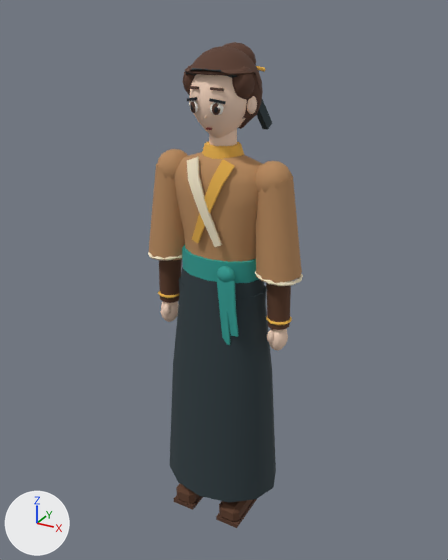
Before and after pictures for a commit that changed the Blender file art/characters/ba_hanh.blend.
Before and after are seen from a camera (50 mm lens) standing at (0.904, -1.63, 1.702) and looking at (-0.017, 0.044, 0.865). The axes (+X, +Y, +Z) are drawn at lower left. The lights are the same throughout. The older version comes first.

Names of what the first picture shows: 'Body'.
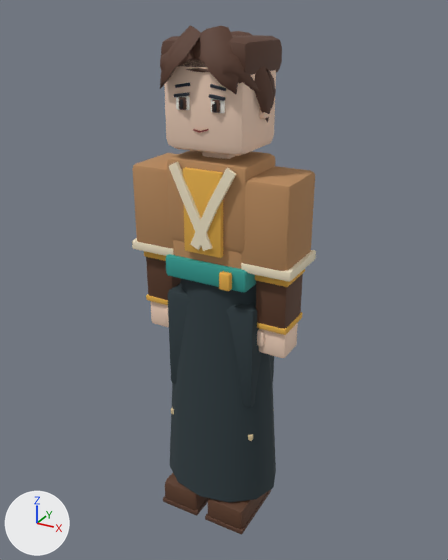
Edits to the bpy script that builds the scene:
```text
Add mat_vk_avatar_palette:
    mat_vk_avatar_palette = bpy.data.materials.new('VK_avatar_palette')
    mat_vk_avatar_palette.use_nodes = True; mat_vk_avatar_palette.node_tree.nodes.clear()
    _N = mat_vk_avatar_palette.node_tree.nodes; _L = mat_vk_avatar_palette.node_tree.links
    n0 = _N.new('ShaderNodeBsdfPrincipled'); n0.name = 'Principled BSDF'
    n0.inputs[2].default_value = 0.72  # 'Roughness'
    n1 = _N.new('ShaderNodeOutputMaterial'); n1.name = 'Material Output'
    n2 = _N.new('ShaderNodeVertexColor'); n2.name = 'Color Attribute'
    n2.layer_name = 'Color'
    _L.new(n0.outputs[0], n1.inputs[0])  # 'BSDF' to 'Surface'
    _L.new(n2.outputs[0], n0.inputs[0])  # 'Color' to 'Base Color'
Change me_body:
    remove me_body.from_pydata(...)  # 2434 vertices, 2472 faces; spans x -0.28..0.28, y -0.17..0.24, z 0.0..1.61
    remove me_body.materials.append(mat_vk_skin)  # beige #f7d7c0
    remove me_body.materials.append(mat_vk_white)  # white #fbf7ee
    remove me_body.materials.append(mat_vk_hair_brown)  # brown #5a3b2c
    remove me_body.materials.append(mat_vk_ink)  # black #1b1d22
    remove me_body.materials.append(mat_vk_vermilion_dark)  # red #8a2a22
    add me_body.from_pydata(...)  # 3339 vertices, 3238 faces; spans x -0.28..0.28, y -0.17..0.24, z 0.0..1.66
    me_body part 1: the loose piece of 84 vertices spanning x -0.17..0.17, y -0.1..0.1, z 0.85..1.3 is rebuilt with 56 vertices and now spans x -0.14..0.14, y -0.11..0.11, z 1.03..1.3
    me_body part 2: the loose piece of 52 vertices spanning x 0.18..0.24, y -0.04..0.03, z 0.69..0.78 is rebuilt with 56 vertices and now spans x 0.16..0.26, y -0.06..0.05, z 0.69..0.78, in mat_vk_avatar_palette
    me_body part 3: the loose piece of 52 vertices spanning x -0.24..-0.18, y -0.04..0.03, z 0.69..0.78 is rebuilt with 56 vertices and now spans x -0.26..-0.16, y -0.06..0.05, z 0.69..0.78, in mat_vk_avatar_palette
    me_body part 4: the loose piece of 48 vertices spanning x 0.13..0.28, y -0.08..0.08, z 0.93..0.96 is rebuilt with 56 vertices and now spans x 0.15..0.26, y -0.07..0.07, z 0.94..0.96, in mat_vk_gold (orange #e9b24a)
    me_body part 5: the loose piece of 48 vertices spanning x -0.28..-0.13, y -0.08..0.08, z 0.93..0.96 is rebuilt with 56 vertices and now spans x -0.26..-0.15, y -0.07..0.07, z 0.94..0.96, in mat_vk_gold (orange #e9b24a)
    me_body part 6: the loose piece of 40 vertices spanning x 0.16..0.25, y -0.04..0.04, z 0.79..0.8 is rebuilt with 56 vertices and now spans x 0.15..0.26, y -0.07..0.07, z 0.78..0.8
    me_body part 7: the loose piece of 40 vertices spanning x -0.25..-0.16, y -0.04..0.04, z 0.79..0.8 is rebuilt with 56 vertices and now spans x -0.26..-0.15, y -0.07..0.07, z 0.78..0.8
    me_body part 8: the loose piece of 24 vertices spanning x 0.05..0.13, y -0.13..0.05, z 0.0..0.07 is rebuilt with 56 vertices and now spans x 0.02..0.17, y -0.16..0.09, z 0.01..0.1, in mat_vk_avatar_palette
    me_body part 9: the loose piece of 24 vertices spanning x -0.14..0.14, y -0.09..0.09, z 0.92..0.99 is rebuilt with 56 vertices and now spans x -0.14..0.14, y -0.12..0.12, z 0.91..0.99, in mat_vk_avatar_palette
    me_body part 10: the loose piece of 24 vertices spanning x -0.13..-0.05, y -0.13..0.05, z 0.0..0.07 is rebuilt with 56 vertices and now spans x -0.17..-0.02, y -0.16..0.09, z 0.01..0.1, in mat_vk_avatar_palette
    me_body part 11: the loose piece of 20 vertices spanning x 0.01..0.15, y -0.07..0.07, z 0.46..0.87 is rebuilt with 56 vertices and now spans x 0.01..0.16, y -0.09..0.09, z 0.48..0.85
    me_body part 12: the loose piece of 20 vertices spanning x 0.12..0.27, y -0.07..0.07, z 0.94..1.25 is rebuilt with 56 vertices and now spans x 0.11..0.27, y -0.1..0.1, z 0.98..1.26
    me_body part 13: the loose piece of 20 vertices spanning x -0.15..-0.01, y -0.07..0.07, z 0.46..0.87 is rebuilt with 56 vertices and now spans x -0.16..-0.01, y -0.09..0.09, z 0.48..0.85
    me_body part 14: the loose piece of 20 vertices spanning x 0.16..0.24, y -0.04..0.04, z 0.77..1.0 is rebuilt with 56 vertices and now spans x 0.15..0.26, y -0.07..0.07, z 0.78..0.97, in mat_vk_avatar_palette
    me_body part 15: the loose piece of 20 vertices spanning x -0.27..-0.12, y -0.07..0.07, z 0.94..1.25 is rebuilt with 56 vertices and now spans x -0.27..-0.11, y -0.1..0.1, z 0.98..1.26
    me_body part 16: the loose piece of 20 vertices spanning x -0.24..-0.16, y -0.04..0.04, z 0.77..1.0 is rebuilt with 56 vertices and now spans x -0.26..-0.15, y -0.07..0.07, z 0.78..0.97, in mat_vk_avatar_palette
    me_body part 17: 33 loose pieces with 955 vertices, spanning x -0.23..0.23, y -0.14..0.07, z 0.0..1.5, are deleted
    me_body part 18: 9 vertices moved within x -0.08..0.08, y -0.11..0.04, z 1.4..1.59; 596 vertices removed from x -0.11..0.11, y -0.11..0.13, z 1.04..1.61; 1800 vertices added at x -0.28..0.28, y -0.17..0.17, z 0.71..1.66
    me_body part 19: 224 vertices added at x -0.17..0.17, y -0.16..0.09, z 0.0..0.38
    other edits to the shape of me_body do not show in these pictures
    remove me_body.materials.append(mat_vk_cream)  # beige #f3e6c8
    remove me_body.materials.append(mat_vk_jade)  # cyan #2f9e94
    remove me_body.materials.append(mat_vk_leather)  # brown #5b3a26
    remove me_body.materials.append(mat_vk_wood_dark)  # brown #573827
    add me_body.materials.append(mat_vk_avatar_palette)
```

Pixel boxes [x1, y1, x2, y2] of what changed, in the pictures (448 x 560 px):
'Body', reshaped (19% wider)
    before: [148, 42, 303, 528]
    after: [132, 25, 316, 535]
part 1 of me_body, rebuilt
    before: [175, 152, 262, 262]
    after: [167, 150, 276, 253]
part 2 of me_body, rebuilt (100% wider, 64% taller)
    before: [269, 329, 288, 350]
    after: [259, 323, 298, 358]
part 3 of me_body, rebuilt
    before: [160, 301, 178, 322]
    after: [151, 301, 169, 327]
part 4 of me_body, rebuilt (19% taller)
    before: [255, 271, 303, 286]
    after: [255, 269, 305, 287]
part 5 of me_body, rebuilt
    before: [148, 252, 182, 260]
    after: [144, 251, 166, 261]
part 6 of me_body, rebuilt
    before: [266, 316, 292, 325]
    after: [257, 312, 303, 335]
part 7 of me_body, rebuilt
    before: [158, 290, 180, 298]
    after: [146, 294, 168, 305]
part 8 of me_body, rebuilt
    before: [219, 500, 253, 522]
    after: [208, 492, 267, 529]
part 9 of me_body, rebuilt
    before: [182, 245, 259, 283]
    after: [166, 254, 256, 292]
part 10 of me_body, rebuilt
    before: [176, 484, 200, 504]
    after: [165, 473, 207, 510]
part 11 of me_body, rebuilt
    before: [240, 285, 266, 315]
    after: [226, 302, 274, 408]
part 12 of me_body, rebuilt (57% wider)
    before: [256, 176, 302, 283]
    after: [242, 166, 315, 271]
part 13 of me_body, rebuilt (mostly hidden before)
    before: [179, 277, 184, 289]
    after: [168, 283, 190, 384]
part 14 of me_body, rebuilt
    before: [266, 283, 291, 330]
    after: [256, 274, 303, 329]
part 15 of me_body, rebuilt
    before: [149, 163, 185, 260]
    after: [133, 153, 179, 249]
part 16 of me_body, rebuilt
    before: [159, 259, 182, 303]
    after: [146, 257, 181, 300]
part 17 of me_body, deleted
    before: [157, 86, 292, 528]
part 18 of me_body, built on
    before: [183, 42, 265, 247]
    after: [132, 25, 316, 346]
part 19 of me_body, added
    after: [163, 407, 271, 535]
